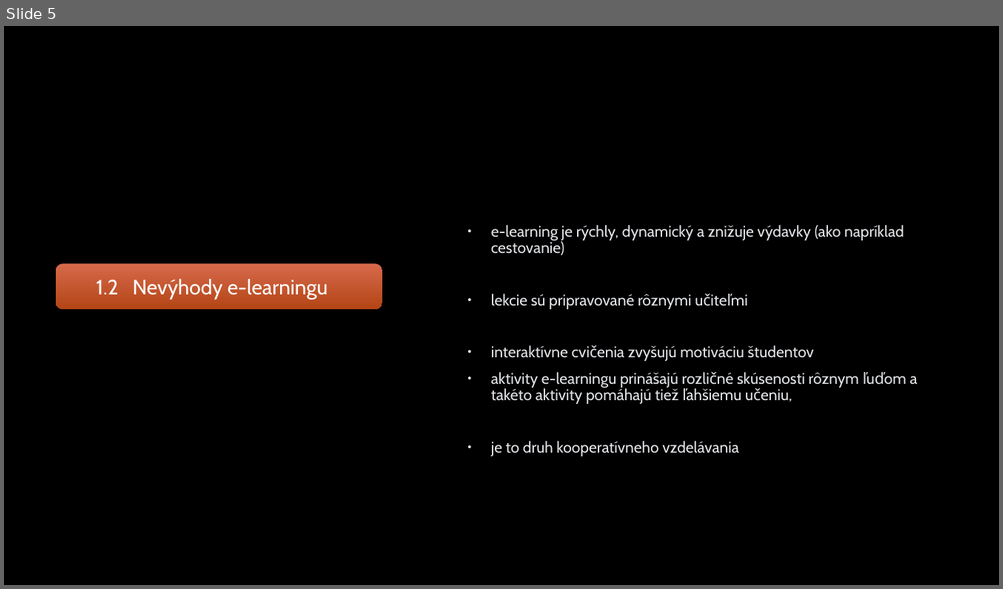
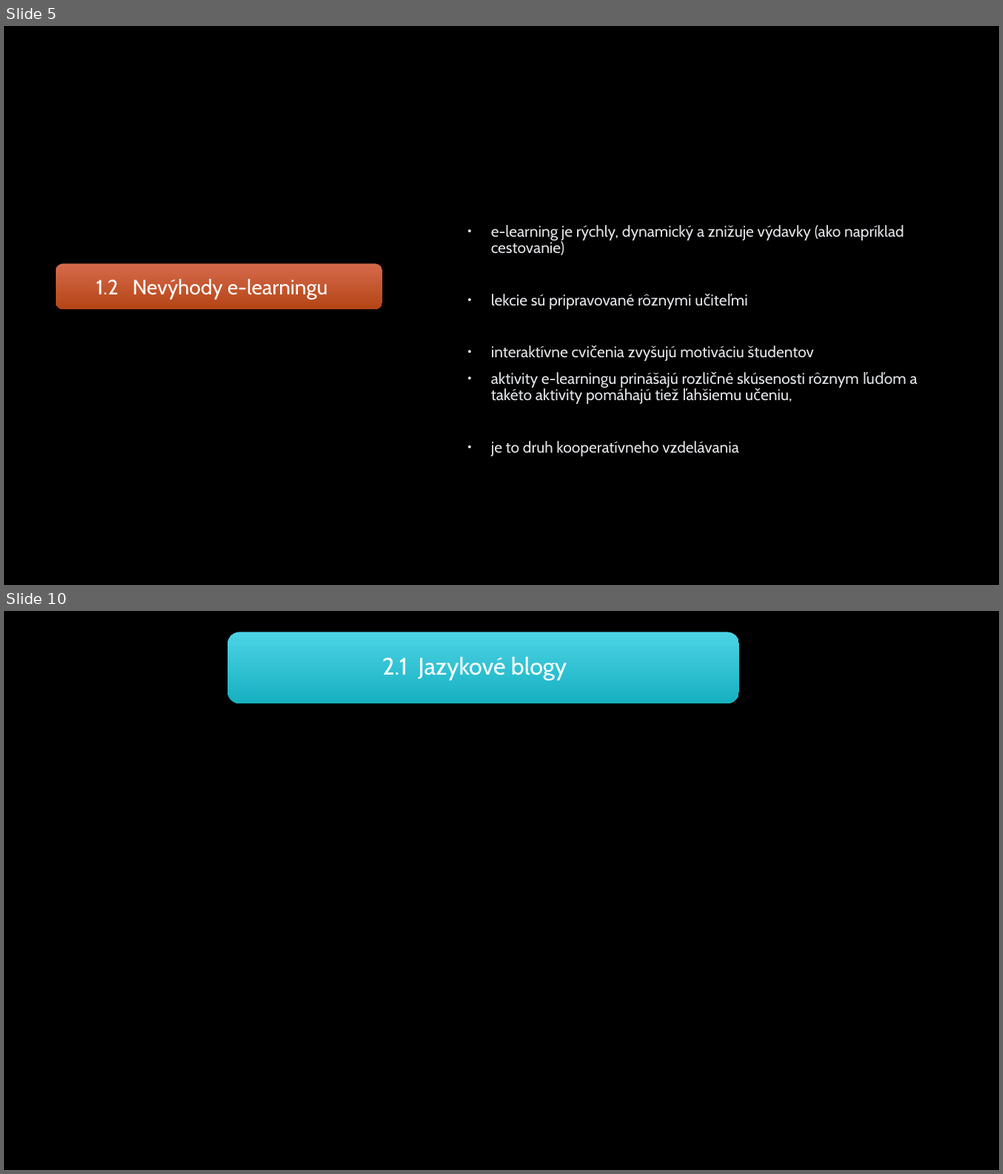
Before and after one commit to RichardSzarka/Semestralna_praca_MIP, a slide deck: Prezentacia_clanok.pptx. Shown one above the other, each under a label of ours: slide 5 before the commit, slides 5 and 10 after it; the slides between them are not shown. The pictures are 1003x589 and 1003x1174 pixels, drawn with LibreOffice and Linux fonts; fonts in the diff are those of the drawing; background and template pictures are left out. Boxes give left, top, right and bottom in pixels: in the first picture for what was removed or moved away, otherwise in the second. Text is boxed around its words. In the diff, an @@ line names an element or a change of style, - is before the commit and + after.

```diff
--- a/Prezentacia_clanok.pptx
+++ b/Prezentacia_clanok.pptx
@@ slide 10 added at bbox=[4, 611, 999, 1170], background picture (left out) @@
@@ rounded rectangle added at bbox=[227, 632, 739, 703], fill gradient #4DD4E5 to #18B2C2 @@
@@ text added at bbox=[382, 657, 566, 681], 23 pt, text #FFFFFF @@
+2.1 Jazykové blogy
```
Also in this commit, not shown: 2 slides changed, 3 other slides added, 2 other files.
